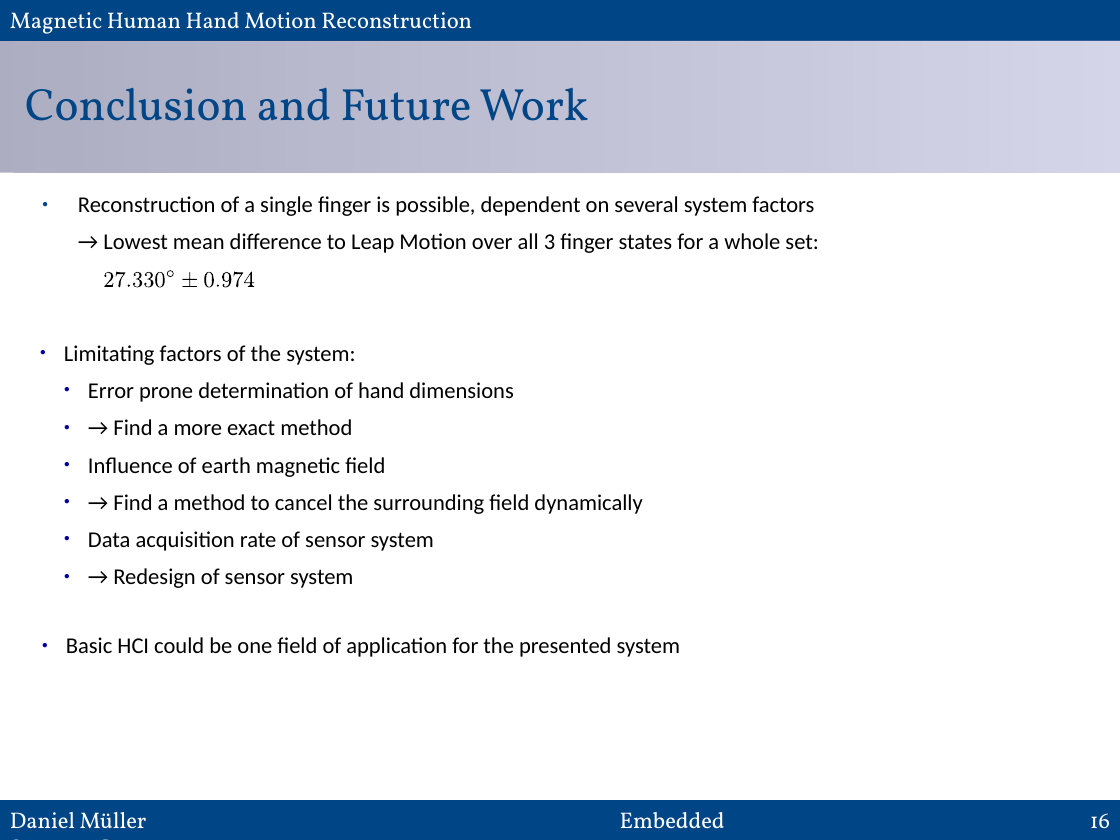
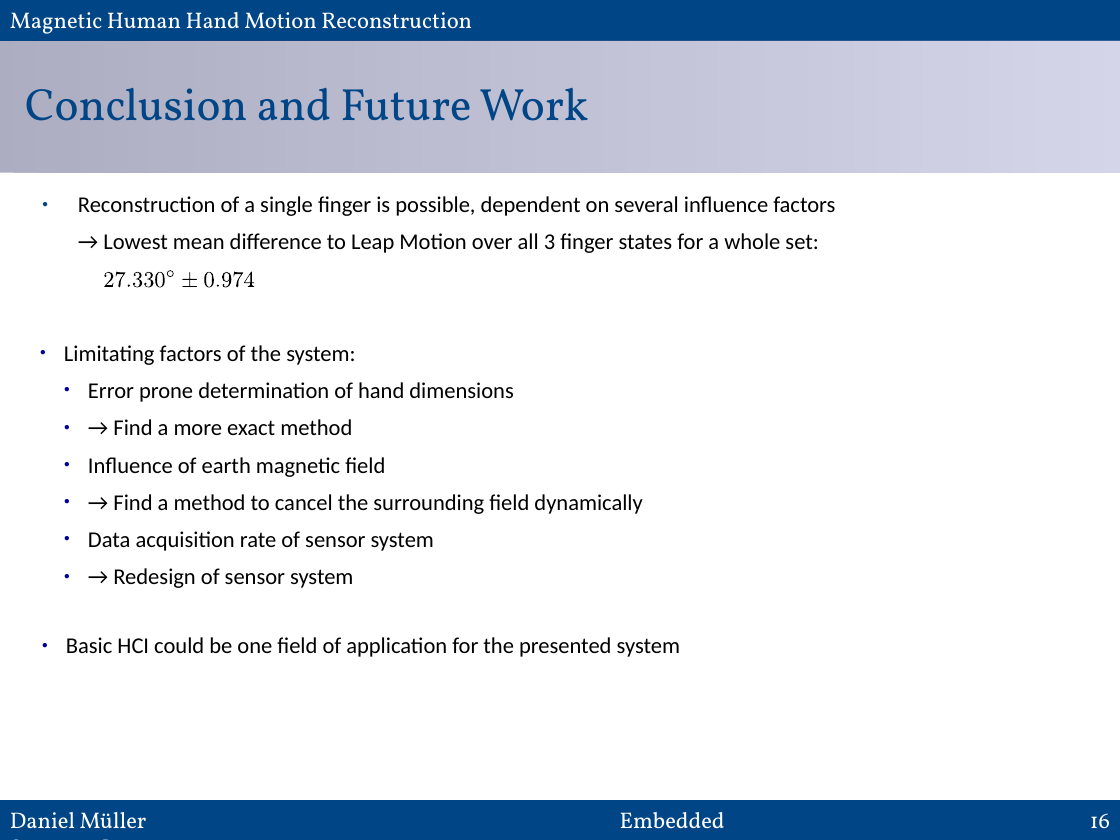
Before and after one commit to MuellerDaniel/SensGlove, a slide deck: slide 16 of praes/preasi.odp. Drawn at 1120x840 pixels with LibreOffice and Linux fonts; fonts in the diff are those of the drawing. Boxes give left, top, right and bottom in pixels: in the first picture for what was removed or moved away, otherwise in the second. Text is boxed around its words. In the diff, an @@ line names an element or a change of style, - is before the commit and + after.

```diff
--- a/praes/preasi.odp
+++ b/praes/preasi.odp
@@ text at <box>78,196,835,216</box>: text changed @@
-● Reconstruction of a single finger is possible, dependent on several system factors
+● Reconstruction of a single finger is possible, dependent on several influence factors
```
Also in this commit, not shown: 2 other slides changed, 1 other file.
